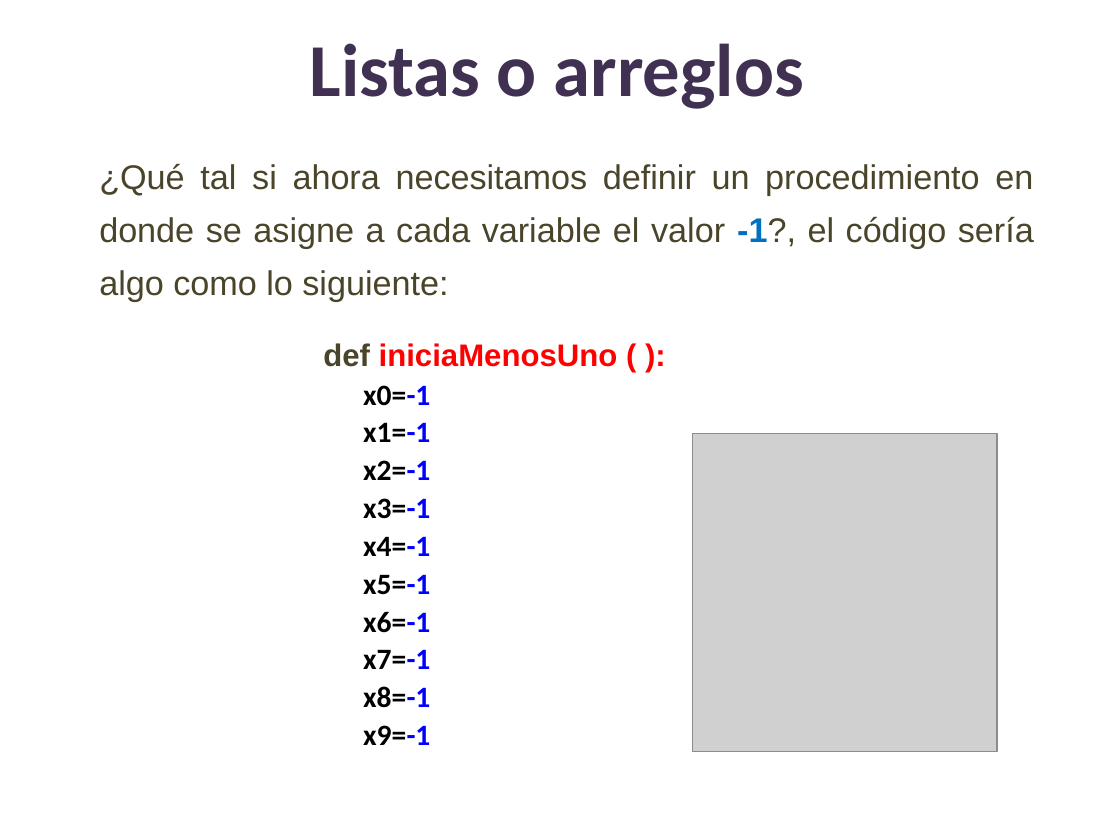
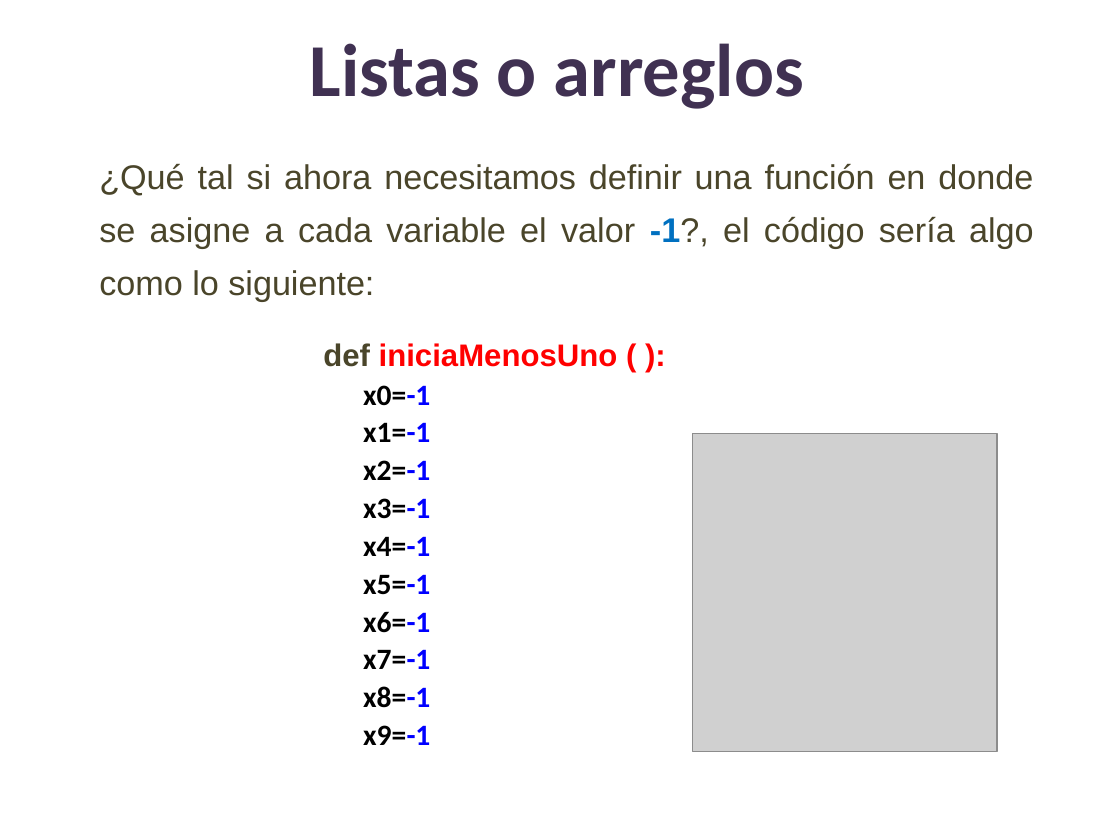
Before and after one commit to lizetheP/PensamientoC, a slide deck: slide 4 of CalendarioAgo20L/presentaciones/9_ListasArreglos.pptx. Drawn at 1120x840 pixels with LibreOffice and Linux fonts; fonts in the diff are those of the drawing; grey boxes stand for pictures. Boxes give left, top, right and bottom in pixels: in the first picture for what was removed or moved away, otherwise in the second. Text is boxed around its words. In the diff, an @@ line names an element or a change of style, - is before the commit and + after.

```diff
--- a/CalendarioAgo20L/presentaciones/9_ListasArreglos.pptx
+++ b/CalendarioAgo20L/presentaciones/9_ListasArreglos.pptx
@@ text at [99, 163, 1034, 301]: text changed @@
-¿Qué tal si ahora necesitamos definir un procedimiento en donde se asigne a cada variable el valor -1?, el código sería algo como lo siguiente:
+¿Qué tal si ahora necesitamos definir una función en donde se asigne a cada variable el valor -1?, el código sería algo como lo siguiente:
```
Also in this commit, not shown: 4 other slides changed.
